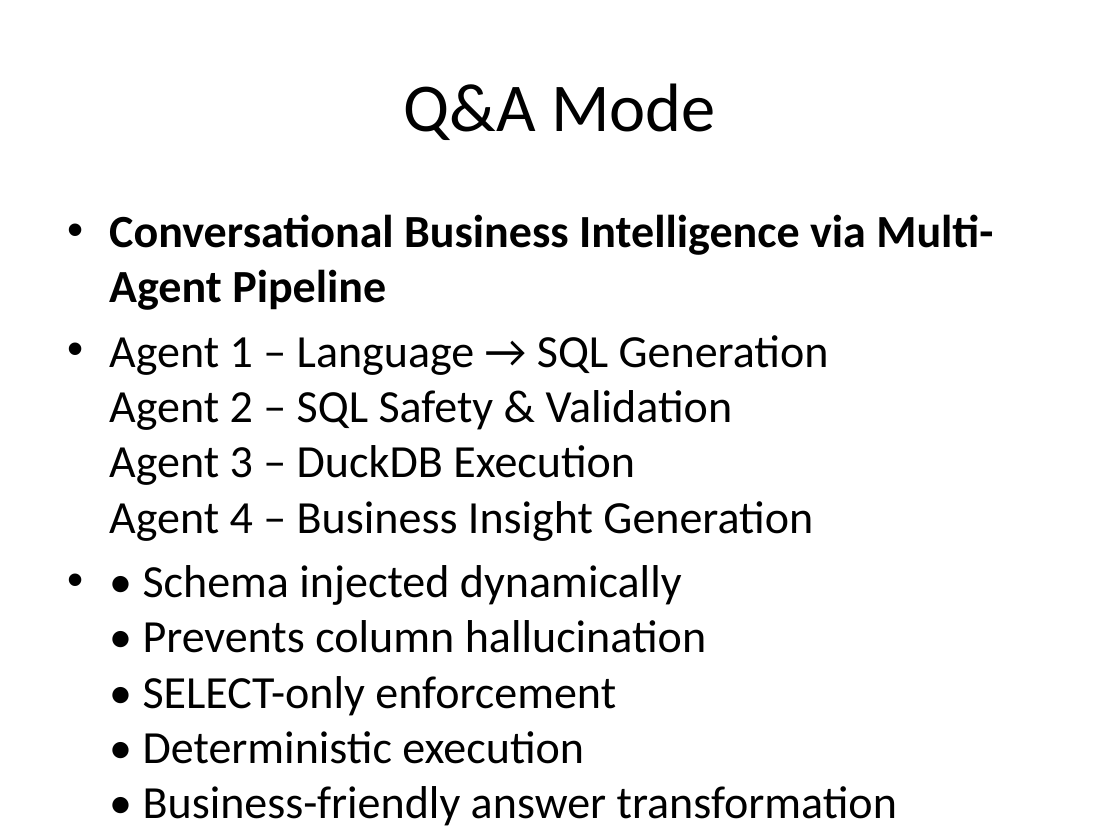
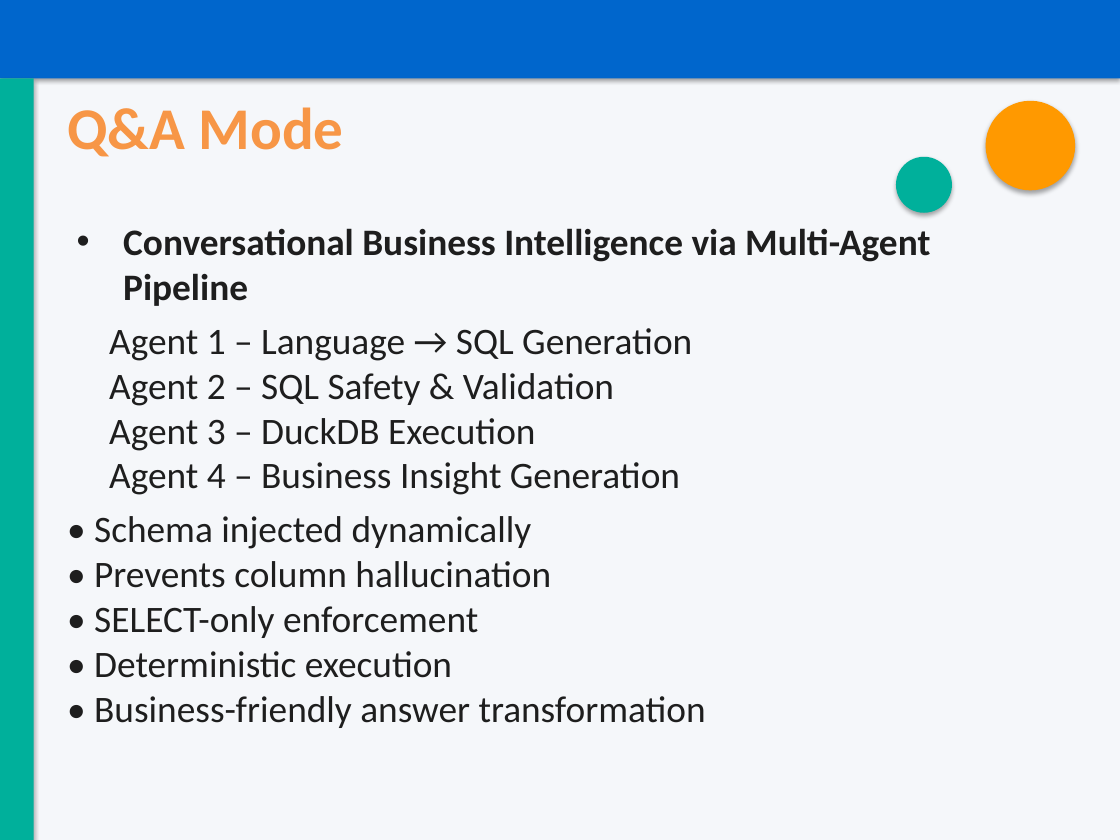
Before and after one commit to abhisam135/retail-insights-assistant, a slide deck: slide 8 of docs/Retail_Insights_Assistant_Presentation.pptx. Drawn at 1120x840 pixels with LibreOffice and Linux fonts; fonts in the diff are those of the drawing. Boxes give left, top, right and bottom in pixels: in the first picture for what was removed or moved away, otherwise in the second. Text is boxed around its words. In the diff, an @@ line names an element or a change of style, - is before the commit and + after.

```diff
--- a/docs/Retail_Insights_Assistant_Presentation.pptx
+++ b/docs/Retail_Insights_Assistant_Presentation.pptx
@@ rectangle added at [0,0,1120,840], fill #F5F7FA @@
@@ rectangle added at [0,0,1120,56], fill #00468C @@
@@ rectangle added at [0,0,1120,78], fill #0066CC @@
@@ title "Q&A Mode": place and size @@
-title "Q&A Mode" at [404,83,716,140]
+title "Q&A Mode" at [67,107,344,157]
@@ title "Q&A Mode" at [67,107,344,157]: size 44 to 38 pt, text colour #000000 to #F79646, bold on; alignment centre to left @@
@@ rectangle added at [0,78,34,840], fill #00B09B @@
@@ ellipse added at [986,101,1075,190], fill #FF9900 @@
@@ ellipse added at [896,157,952,213], fill #00B09B @@
@@ text "Conversational Business Intelligence via Multi-Agent ...": place and size @@
-text "Conversational Business Intelligence via Multi-Agent ..." at [109,214,993,764]
+text "Conversational Business Intelligence via Multi-Agent ..." at [94,228,930,728]
@@ text "Conversational Business Intelligence via Multi-Agent ..." at [94,228,930,728]: size 29.6 to 24 pt, text colour #000000 to #1E1E1E; indent changed; less space between paragraphs; bullet • to none @@
```
Also in this commit, not shown: 14 other slides changed, 1 slide added, 1 slide removed.
